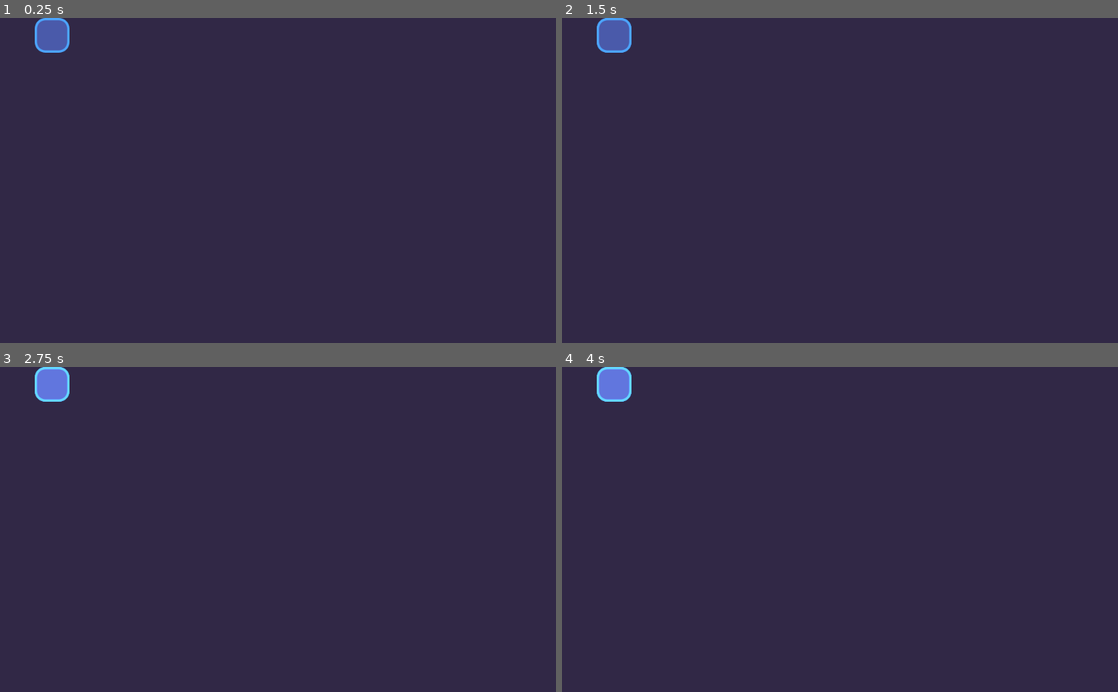
Above: before the commit, frames 1-4 (two rows, left to right).
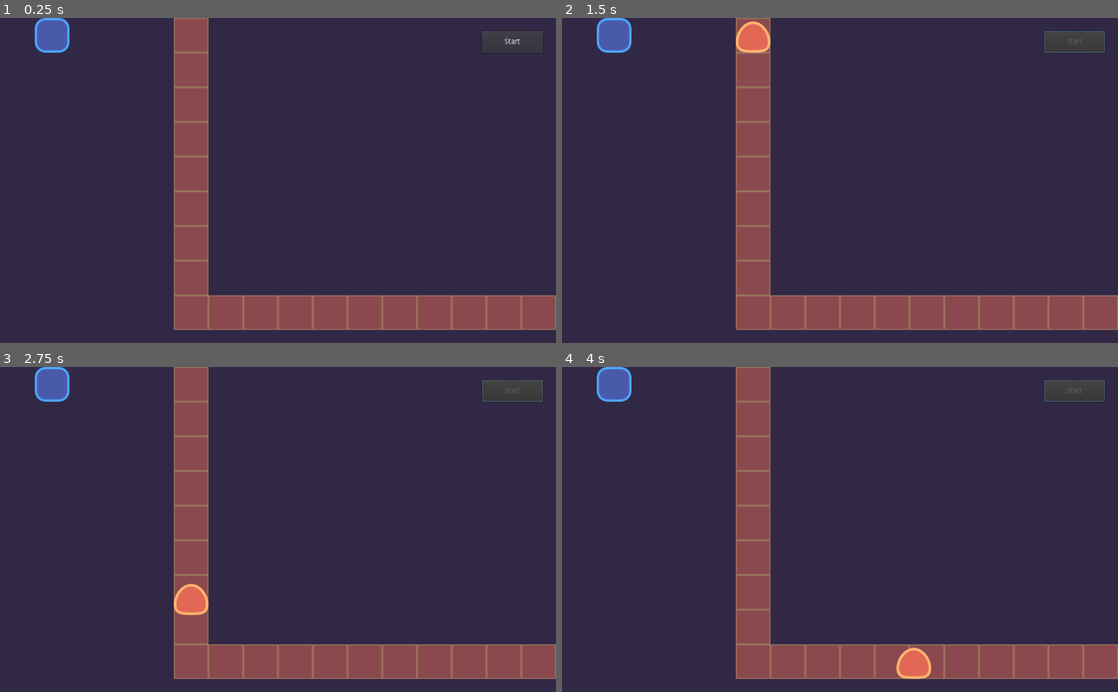
Above: after the commit, the same moments.

Repository: gdquest-demos/godot-2d-tower-defense
Game: Godot game, scene res://Game.tscn
Two runs of this game, one before a commit and one after it. Both use one fixed random seed, a clock stepped at 60 frames per second and the inputs below.
Inputs (mouse positions are in pixels of both pictures, inside the frame that each line leads up to):
- Up to frame 1 (0.25 s): no input
- Up to frame 2 (1.5 s): click (612, 34) at 0.5 s; click (1073, 40) at 1.25 s, where only the run after the commit has a clickable "Start"
- Up to frame 3 (2.75 s): click (50, 383) at 2.02 s
- Up to frame 4 (4 s): click (612, 383) at 2.77 s; click (612, 383) at 3.6 s

The runs differ from the first frame. In frame 1, 13% of the frame differs, in the area x 31-100%, y 0-96%; in frame 2, 13%; in frame 3, 14%; in frame 4, 14%, in the area x 6-100%, y 0-97%.

Commit message:
Add astar path system

Diff:
--- /dev/null
+++ b/source/Actors/Enemies/BasicEnemy.gd
@@ -0,0 +1,45 @@
+extends Node2D
+
+signal movement_started
+signal movement_finished
+
+export var speed := 64.0 setget set_speed
+export var idle_duration := 0.5
+
+# Set of global_position that the BasicEnemy moves towards
+var movement_path: PoolVector2Array = []
+
+onready var _tween := $MovementTween
+onready var _timer := $IdleTimer
+
+func move() -> void:
+	emit_signal("movement_started")
+	for point in movement_path:
+		_tween_to_next_point(point)
+		yield(_tween, "tween_completed")
+		_timer.start(idle_duration)
+		yield(_timer, "timeout")
+		movement_path.remove(0)
+	emit_signal("movement_finished")
+
+
+func set_speed(new_speed: float) -> void:
+	speed = new_speed
+	if not is_inside_tree():
+		return
+	_tween.stop(self, "global_position")
+	move()
+
+
+func _tween_to_next_point(point: Vector2) -> void:
+	var distance_to_point := global_position.distance_to(point)
+	var duration := distance_to_point / speed
+
+	_tween.interpolate_property(
+		self,
+		"global_position",
+		global_position,
+		point,
+		duration
+		)
+	_tween.start()
--- /dev/null
+++ b/source/Actors/Enemies/BasicEnemy.tscn
@@ -0,0 +1,15 @@
+[gd_scene load_steps=3 format=2]
+
+[ext_resource path="res://Actors/Enemies/BasicEnemy.gd" type="Script" id=1]
+[ext_resource path="res://Actors/Enemies/enemies-blob-sprite.svg" type="Texture" id=2]
+
+[node name="BasicEnemy" type="Node2D"]
+script = ExtResource( 1 )
+
+[node name="Sprite" type="Sprite" parent="."]
+position = Vector2( 0, -32 )
+texture = ExtResource( 2 )
+
+[node name="MovementTween" type="Tween" parent="."]
+
+[node name="IdleTimer" type="Timer" parent="."]
--- /dev/null
+++ b/source/Actors/Enemies/enemies-blob-sprite.svg
@@ -0,0 +1,63 @@
+<?xml version="1.0" encoding="UTF-8" standalone="no"?>
+<svg
+   xmlns:dc="http://purl.org/dc/elements/1.1/"
+   xmlns:cc="http://creativecommons.org/ns#"
+   xmlns:rdf="http://www.w3.org/1999/02/22-rdf-syntax-ns#"
+   xmlns:svg="http://www.w3.org/2000/svg"
+   xmlns="http://www.w3.org/2000/svg"
+   xmlns:sodipodi="http://sodipodi.sourceforge.net/DTD/sodipodi-0.dtd"
+   xmlns:inkscape="http://www.inkscape.org/namespaces/inkscape"
+   width="64"
+   height="64"
+   viewBox="0 0 64 64"
+   version="1.1"
+   id="svg8"
+   inkscape:version="1.0.1 (3bc2e813f5, 2020-09-07)"
+   sodipodi:docname="enemies-blob-sprite.svg">
+  <defs
+     id="defs2" />
+  <sodipodi:namedview
+     id="base"
+     pagecolor="#282828"
+     bordercolor="#666666"
+     borderopacity="1.0"
+     inkscape:pageopacity="0"
+     inkscape:pageshadow="2"
+     inkscape:zoom="1.979899"
+     inkscape:cx="8.8620745"
+     inkscape:cy="106.59908"
+     inkscape:document-units="px"
+     inkscape:current-layer="layer1"
+     showgrid="false"
+     units="px"
+     inkscape:window-width="1920"
+     inkscape:window-height="1022"
+     inkscape:window-x="0"
+     inkscape:window-y="30"
+     inkscape:window-maximized="1"
+     inkscape:document-rotation="0" />
+  <metadata
+     id="metadata5">
+    <rdf:RDF>
+      <cc:Work
+         rdf:about="">
+        <dc:format>image/svg+xml</dc:format>
+        <dc:type
+           rdf:resource="http://purl.org/dc/dcmitype/StillImage" />
+        <dc:title></dc:title>
+      </cc:Work>
+    </rdf:RDF>
+  </metadata>
+  <g
+     inkscape:label="Layer 1"
+     inkscape:groupmode="layer"
+     id="layer1"
+     transform="translate(9.9860272e-5,-1001.2498)">
+    <path
+       sodipodi:nodetypes="scscs"
+       inkscape:connector-curvature="0"
+       d="m 61.576225,1045.4786 c 0,17.0821 -13.24183,17.3475 -29.576325,17.3475 -16.334431,0 -29.5763248,-0.2654 -29.5763248,-17.3475 0,-17.0819 13.2418938,-35.4052 29.5763248,-35.4052 16.334495,0 29.576325,18.3233 29.576325,35.4052 z"
+       style="vector-effect:none;fill:#e36956;fill-opacity:1;stroke:#ffb570;stroke-width:4.84735;stroke-miterlimit:4;stroke-dasharray:none;stroke-dashoffset:17.0816;stroke-opacity:1;paint-order:fill markers stroke"
+       id="path2688" />
+  </g>
+</svg>
--- a/source/Actors/Towers/BasicTower.tscn
+++ b/source/Actors/Towers/BasicTower.tscn
@@ -7,9 +7,7 @@
 [sub_resource type="RectangleShape2D" id=1]
 extents = Vector2( 32, 32 )
 
-[node name="BasicTower" type="Node2D" groups=[
-"selectable",
-]]
+[node name="BasicTower" type="Node2D"]
 script = ExtResource( 3 )
 
 [node name="Label" type="Label" parent="."]
--- a/source/Game.gd
+++ b/source/Game.gd
@@ -1,13 +1,30 @@
 extends Node
 
 
-onready var tower_purchase_hud := $UserInterface/HUD/TowerPurcahseHBoxContainer
-onready var level := $World/Level
+onready var _tower_purchase_hud := $UserInterface/HUD/TowerPurcahseHBoxContainer
+onready var _level := $World/Level
+onready var _start_button := $UserInterface/HUD/StartWaveButton
+
 
 func _ready() -> void:
-	for button in tower_purchase_hud.get_children():
+	for button in _tower_purchase_hud.get_children():
 		button.connect("tower_purchased", self, "_on_TowerPurchaseButton_tower_purchased")
 
 
+func _toggle_interface() -> void:
+	_tower_purchase_hud.visible = not _tower_purchase_hud.visible
+	_start_button.disabled = not _start_button.disabled
+
+
 func _on_TowerPurchaseButton_tower_purchased(tower_scene: PackedScene) -> void:
-	level.add_new_tower(tower_scene)
+	_level.add_new_tower(tower_scene)
+
+
+func _on_StartWaveButton_pressed() -> void:
+	_toggle_interface()
+	_level.start()
+
+
+func _on_Level_wave_finished() -> void:
+	_toggle_interface()
+	_level.start()
--- a/source/Game.tscn
+++ b/source/Game.tscn
@@ -1,7 +1,7 @@
 [gd_scene load_steps=4 format=2]
 
 [ext_resource path="res://Interface/TowerPurchaseInterface/TowerPurchaseButton.tscn" type="PackedScene" id=1]
-[ext_resource path="res://Levels/TestLevel.tscn" type="PackedScene" id=2]
+[ext_resource path="res://Levels/TestLevel/TestLevel.tscn" type="PackedScene" id=2]
 [ext_resource path="res://Game.gd" type="Script" id=3]
 
 [node name="Game" type="Node"]
@@ -35,3 +35,19 @@
 }
 
 [node name="TowerPurchaseButton" parent="UserInterface/HUD/TowerPurcahseHBoxContainer" instance=ExtResource( 1 )]
+
+[node name="StartWaveButton" type="Button" parent="UserInterface/HUD"]
+anchor_left = 1.0
+anchor_top = 1.0
+anchor_right = 1.0
+anchor_bottom = 1.0
+margin_left = -136.0
+margin_top = -576.0
+margin_right = -24.0
+margin_bottom = -536.0
+text = "Start"
+__meta__ = {
+"_edit_use_anchors_": false
+}
+[connection signal="wave_finished" from="World/Level" to="." method="_on_Level_wave_finished"]
+[connection signal="pressed" from="UserInterface/HUD/StartWaveButton" to="." method="_on_StartWaveButton_pressed"]
--- a/source/Interface/TowerPurchaseInterface/TowerPurchaseButton.gd
+++ b/source/Interface/TowerPurchaseInterface/TowerPurchaseButton.gd
@@ -8,23 +8,36 @@
 
 onready var _normal_modulate = modulate
 
+var _is_mouse_on := false
+
+func _ready() -> void:
+	set_process(false)
+
+
+func _process(delta: float) -> void:
+	update_modulate()
+
+
+func _pressed() -> void:
+	set_process(pressed)
+	if pressed:
+		emit_signal("tower_purchased", tower_packed_scene)
+	update_modulate()
+
+
+func update_modulate() -> void:
+	modulate = _normal_modulate
+	if pressed:
+		modulate = pressed_modulate
+	elif _is_mouse_on:
+		modulate = hover_modulate
+
 
 func _on_mouse_entered() -> void:
-	modulate = hover_modulate
-
-
-func _on_button_up() -> void:
-	modulate = hover_modulate
-
-
-func _on_button_down() -> void:
-	modulate = pressed_modulate
+	_is_mouse_on = true
+	update_modulate()
 
 
 func _on_mouse_exited() -> void:
-	modulate = _normal_modulate
-
-
-func _pressed() -> void:
-	if pressed:
-		emit_signal("tower_purchased", tower_packed_scene)
+	_is_mouse_on = false
+	update_modulate()
--- a/source/Interface/TowerPurchaseInterface/TowerPurchaseButton.tscn
+++ b/source/Interface/TowerPurchaseInterface/TowerPurchaseButton.tscn
@@ -15,7 +15,5 @@
 __meta__ = {
 "_edit_use_anchors_": false
 }
-[connection signal="button_down" from="." to="." method="_on_button_down"]
-[connection signal="button_up" from="." to="." method="_on_button_up"]
 [connection signal="mouse_entered" from="." to="." method="_on_mouse_entered"]
 [connection signal="mouse_exited" from="." to="." method="_on_mouse_exited"]
--- a/source/Levels/Level.gd
+++ /dev/null
@@ -1,39 +0,0 @@
-extends Node2D
-
-export var tower_placement_offset := Vector2(32, 64)
-
-onready var grid := $Grid
-onready var towers_container := $Towers
-
-var _current_tower: Node2D
-
-
-func _ready() -> void:
-	set_process(false)
-
-
-func _process(delta: float) -> void:
-	_snap_tower_to_grid()
-
-
-func _input(event: InputEvent) -> void:
-	if event.is_action_released("tower_placement"):
-		set_process(false)
-		grid.visible = false
-
-
-func add_new_tower(tower_scene: PackedScene) -> void:
-	var tower_instance := tower_scene.instance() as Node2D
-	towers_container.add_child(tower_instance)
-	tower_instance.global_position = global_position
-
-	_current_tower = tower_instance
-
-	set_process(true)
-	grid.visible = true
-
-
-func _snap_tower_to_grid() -> void:
-	var snapped_mouse_position: Vector2 = grid.world_to_map(get_global_mouse_position())
-	_current_tower.global_position = grid.map_to_world(snapped_mouse_position)
-	_current_tower.global_position += tower_placement_offset
--- /dev/null
+++ b/source/Levels/TestLevel/AStarGrid.gd
@@ -0,0 +1,39 @@
+extends TileMap
+
+const WALKABLE_CELLS_ID := 1
+
+export var points_offset := Vector2(32, 64)
+
+onready var start_point: Vector2 = $StartPosition2D.global_position
+onready var goal_point: Vector2 = $GoalPosition2D.global_position
+onready var _astar := AStar2D.new()
+
+func get_best_path(from_point: Vector2) -> PoolVector2Array:
+	var best_path: PoolVector2Array
+	var walkable_cells: PoolVector2Array = get_used_cells_by_id(WALKABLE_CELLS_ID)
+
+	var astar_path = _get_astar_path(walkable_cells)
+	for cell in astar_path:
+		var point := map_to_world(cell)
+		point += points_offset
+		best_path.append(to_global(point))
+	return best_path
+
+
+func _get_astar_path(walkable_cells: PoolVector2Array) -> PoolVector2Array:
+	var astar_path: PoolVector2Array
+	_astar.clear()
+
+	var point_id := 0
+	for cell in walkable_cells:
+		_astar.add_point(point_id, cell)
+		point_id += 1
+
+	_astar.add_point(0, world_to_map(start_point))
+	_astar.add_point(_astar.get_point_count() -1, world_to_map(goal_point))
+
+	for point in _astar.get_point_count() -1:
+		_astar.connect_points(point, point + 1)
+
+	astar_path = _astar.get_point_path(0, _astar.get_point_count() -1)
+	return astar_path
--- /dev/null
+++ b/source/Levels/TestLevel/Level.gd
@@ -0,0 +1,67 @@
+extends Node2D
+
+signal wave_finished
+
+export var tower_placement_offset := Vector2(32, 64)
+
+onready var _grid := $Grid
+onready var _towers_container := $Towers
+onready var _astar_grid := $AStarGrid
+onready var _enemies_container := $Enemies
+
+onready var _total_enemies := _enemies_container.get_child_count()
+onready var _enemies_at_goal_point := 0
+
+var _current_tower: Node2D
+
+
+func _ready() -> void:
+	set_process(false)
+
+
+func _process(delta: float) -> void:
+	_snap_tower_to_grid()
+
+
+func _input(event: InputEvent) -> void:
+	if event.is_action_released("tower_placement"):
+		set_process(false)
+		_grid.visible = false
+
+
+func start():
+	# TODO: spawn enemies with Wave from Wave System
+	for enemy in _enemies_container.get_children():
+		enemy.connect("movement_finished", self, "_on_Enemy_movement_finished")
+	_start_enemies_movement()
+
+
+func add_new_tower(tower_scene: PackedScene) -> void:
+	var tower_instance := tower_scene.instance() as Node2D
+	_towers_container.add_child(tower_instance)
+	tower_instance.global_position = global_position
+
+	_current_tower = tower_instance
+
+	set_process(true)
+	_grid.visible = true
+
+
+func _start_enemies_movement() -> void:
+	for enemy in _enemies_container.get_children():
+		enemy.movement_path = _astar_grid.get_best_path(enemy.global_position)
+		enemy.move()
+
+
+func _snap_tower_to_grid() -> void:
+	var cell: Vector2 = _grid.world_to_map(get_global_mouse_position())
+	_current_tower.global_position = _grid.map_to_world(cell)
+	_current_tower.global_position += tower_placement_offset
+
+
+func _on_Enemy_movement_finished() -> void:
+	_enemies_at_goal_point += 1
+	if _enemies_at_goal_point >= _total_enemies:
+		for enemy in _enemies_container.get_children():
+			enemy.queue_free()
+		emit_signal("wave_finished")
--- a/source/Levels/TestLevel.tscn
+++ b/source/Levels/TestLevel/TestLevel.tscn
@@ -1,8 +1,10 @@
-[gd_scene load_steps=4 format=2]
+[gd_scene load_steps=6 format=2]
 
 [ext_resource path="res://Interface/SelectionArea2D/SelectionArea2D.tscn" type="PackedScene" id=1]
-[ext_resource path="res://Levels/Level.gd" type="Script" id=2]
-[ext_resource path="res://Levels/tileset.tres" type="TileSet" id=3]
+[ext_resource path="res://Levels/TestLevel/Level.gd" type="Script" id=2]
+[ext_resource path="res://Levels/TestLevel/tileset.tres" type="TileSet" id=3]
+[ext_resource path="res://Actors/Enemies/BasicEnemy.tscn" type="PackedScene" id=4]
+[ext_resource path="res://Levels/TestLevel/AStarGrid.gd" type="Script" id=5]
 
 [node name="Level" type="Node2D"]
 script = ExtResource( 2 )
@@ -16,4 +18,24 @@
 
 [node name="Towers" type="Node2D" parent="."]
 
+[node name="AStarGrid" type="TileMap" parent="."]
+modulate = Color( 1, 1, 1, 0.501961 )
+tile_set = ExtResource( 3 )
+format = 1
+tile_data = PoolIntArray( 5, 1, 0, 65541, 1, 0, 131077, 1, 0, 196613, 1, 0, 262149, 1, 0, 327685, 1, 0, 393221, 1, 0, 458757, 1, 0, 524293, 1, 0, 524294, 1, 0, 524295, 1, 0, 524296, 1, 0, 524297, 1, 0, 524298, 1, 0, 524299, 1, 0, 524300, 1, 0, 524301, 1, 0, 524302, 1, 0, 524303, 1, 0 )
+script = ExtResource( 5 )
+
+[node name="StartPosition2D" type="Position2D" parent="AStarGrid"]
+position = Vector2( 352, 32 )
+
+[node name="GoalPosition2D" type="Position2D" parent="AStarGrid"]
+position = Vector2( 1056, 544 )
+
+[node name="Enemies" type="Node2D" parent="."]
+
+[node name="BasicEnemy" parent="Enemies" instance=ExtResource( 4 )]
+position = Vector2( 352, 0 )
+speed = 600.0
+idle_duration = 0.1
+
 [node name="SelectionArea2D" parent="." instance=ExtResource( 1 )]
--- a/source/Levels/grid-cell.svg
+++ b/source/Levels/TestLevel/grid-cell.svg
@@ -8,7 +8,7 @@
    xmlns:sodipodi="http://sodipodi.sourceforge.net/DTD/sodipodi-0.dtd"
    xmlns:inkscape="http://www.inkscape.org/namespaces/inkscape"
    sodipodi:docname="grid-cell.svg"
-   inkscape:version="1.0 (4035a4fb49, 2020-05-01)"
+   inkscape:version="1.0.1 (3bc2e813f5, 2020-09-07)"
    id="svg8"
    version="1.1"
    viewBox="0 0 64 64"
@@ -20,7 +20,7 @@
      inkscape:window-maximized="1"
      inkscape:window-y="30"
      inkscape:window-x="0"
-     inkscape:window-height="1011"
+     inkscape:window-height="1022"
      inkscape:window-width="1920"
      units="px"
      showgrid="false"
@@ -60,6 +60,6 @@
        height="64"
        width="64"
        id="rect847"
-       style="fill:none;stroke:#473b78;stroke-width:4;stroke-opacity:1;stroke-miterlimit:4;stroke-dasharray:none" />
+       style="fill:none;stroke:#4b5bab;stroke-width:4;stroke-opacity:1;stroke-miterlimit:4;stroke-dasharray:none;fill-opacity:1" />
   </g>
 </svg>
--- /dev/null
+++ b/source/Levels/TestLevel/tileset.tres
@@ -0,0 +1,34 @@
+[gd_resource type="TileSet" load_steps=3 format=2]
+
+[ext_resource path="res://Levels/TestLevel/grid-cell.svg" type="Texture" id=1]
+[ext_resource path="res://Levels/TestLevel/walkable-cell.svg" type="Texture" id=2]
+
+[resource]
+0/name = "grid-cell.svg 0"
+0/texture = ExtResource( 1 )
+0/tex_offset = Vector2( 0, 0 )
+0/modulate = Color( 1, 1, 1, 1 )
+0/region = Rect2( 0, 0, 64, 64 )
+0/tile_mode = 0
+0/occluder_offset = Vector2( 0, 0 )
+0/navigation_offset = Vector2( 0, 0 )
+0/shape_offset = Vector2( 0, 0 )
+0/shape_transform = Transform2D( 1, 0, 0, 1, 0, 0 )
+0/shape_one_way = false
+0/shape_one_way_margin = 0.0
+0/shapes = [  ]
+0/z_index = 0
+1/name = "walkable-cell.svg 1"
+1/texture = ExtResource( 2 )
+1/tex_offset = Vector2( 0, 0 )
+1/modulate = Color( 1, 1, 1, 1 )
+1/region = Rect2( 0, 0, 64, 64 )
+1/tile_mode = 0
+1/occluder_offset = Vector2( 0, 0 )
+1/navigation_offset = Vector2( 0, 0 )
+1/shape_offset = Vector2( 0, 0 )
+1/shape_transform = Transform2D( 1, 0, 0, 1, 0, 0 )
+1/shape_one_way = false
+1/shape_one_way_margin = 0.0
+1/shapes = [  ]
+1/z_index = 0
--- /dev/null
+++ b/source/Levels/TestLevel/walkable-cell.svg
@@ -0,0 +1,65 @@
+<?xml version="1.0" encoding="UTF-8" standalone="no"?>
+<svg
+   xmlns:dc="http://purl.org/dc/elements/1.1/"
+   xmlns:cc="http://creativecommons.org/ns#"
+   xmlns:rdf="http://www.w3.org/1999/02/22-rdf-syntax-ns#"
+   xmlns:svg="http://www.w3.org/2000/svg"
+   xmlns="http://www.w3.org/2000/svg"
+   xmlns:sodipodi="http://sodipodi.sourceforge.net/DTD/sodipodi-0.dtd"
+   xmlns:inkscape="http://www.inkscape.org/namespaces/inkscape"
+   sodipodi:docname="walkable-cell.svg"
+   inkscape:version="1.0.1 (3bc2e813f5, 2020-09-07)"
+   id="svg8"
+   version="1.1"
+   viewBox="0 0 64 64"
+   height="64"
+   width="64">
+  <defs
+     id="defs2" />
+  <sodipodi:namedview
+     inkscape:window-maximized="1"
+     inkscape:window-y="30"
+     inkscape:window-x="0"
+     inkscape:window-height="1022"
+     inkscape:window-width="1920"
+     units="px"
+     showgrid="false"
+     inkscape:document-rotation="0"
+     inkscape:current-layer="layer1"
+     inkscape:document-units="px"
+     inkscape:cy="-17.254847"
+     inkscape:cx="-7.0231325"
+     inkscape:zoom="2.8"
+     inkscape:pageshadow="2"
+     inkscape:pageopacity="0"
+     borderopacity="1.0"
+     bordercolor="#666666"
+     pagecolor="#333333"
+     id="base" />
+  <metadata
+     id="metadata5">
+    <rdf:RDF>
+      <cc:Work
+         rdf:about="">
+        <dc:format>image/svg+xml</dc:format>
+        <dc:type
+           rdf:resource="http://purl.org/dc/dcmitype/StillImage" />
+        <dc:title></dc:title>
+      </cc:Work>
+    </rdf:RDF>
+  </metadata>
+  <g
+     id="layer1"
+     inkscape:groupmode="layer"
+     inkscape:label="Layer 1">
+    <rect
+       inkscape:export-ydpi="96"
+       inkscape:export-xdpi="96"
+       y="0"
+       x="0"
+       height="64"
+       width="64"
+       id="rect847"
+       style="fill:#e36956;stroke:#ffb570;stroke-width:4;stroke-opacity:1;stroke-miterlimit:4;stroke-dasharray:none;fill-opacity:1" />
+  </g>
+</svg>
--- a/source/Levels/tileset.tres
+++ /dev/null
@@ -1,19 +0,0 @@
-[gd_resource type="TileSet" load_steps=2 format=2]
-
-[ext_resource path="res://Levels/grid-cell.svg" type="Texture" id=1]
-
-[resource]
-0/name = "grid-cell.svg 0"
-0/texture = ExtResource( 1 )
-0/tex_offset = Vector2( 0, 0 )
-0/modulate = Color( 1, 1, 1, 1 )
-0/region = Rect2( 0, 0, 64, 64 )
-0/tile_mode = 0
-0/occluder_offset = Vector2( 0, 0 )
-0/navigation_offset = Vector2( 0, 0 )
-0/shape_offset = Vector2( 0, 0 )
-0/shape_transform = Transform2D( 1, 0, 0, 1, 0, 0 )
-0/shape_one_way = false
-0/shape_one_way_margin = 0.0
-0/shapes = [  ]
-0/z_index = 0
Not shown, changed: source/Actors/Enemies/enemies-blob-sprite.svg.import
Not shown, added: source/Levels/TestLevel/grid-cell.svg.import
Not shown, added: source/Levels/TestLevel/walkable-cell.svg.import
